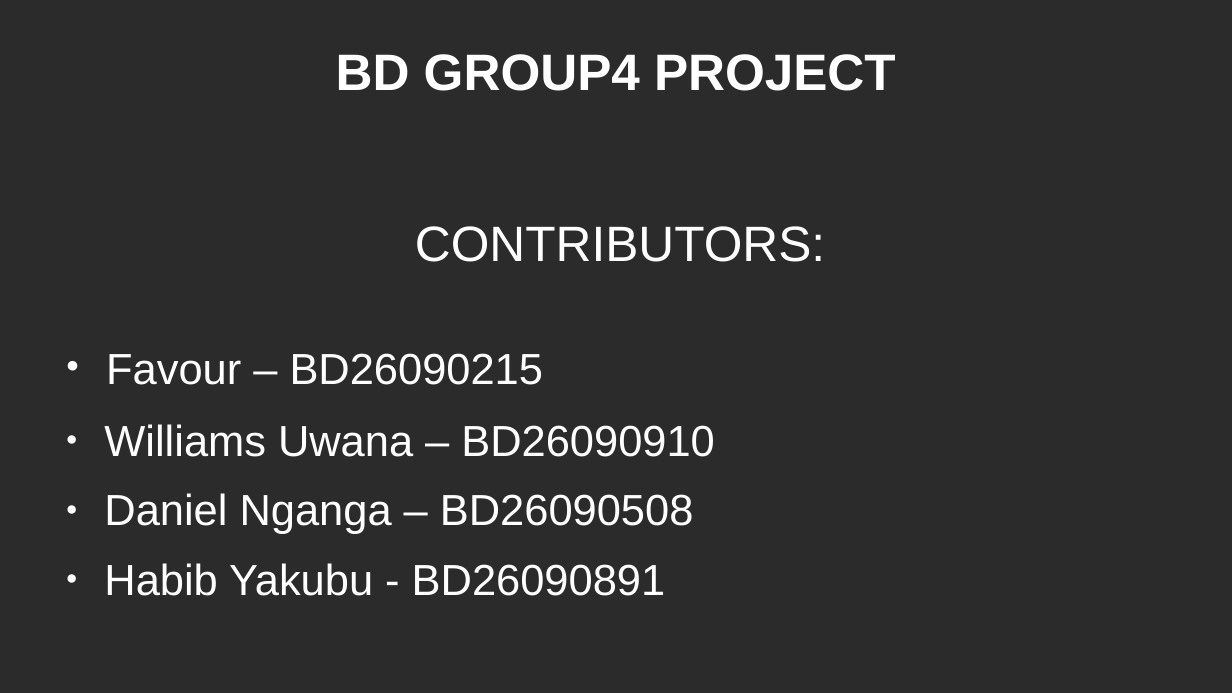
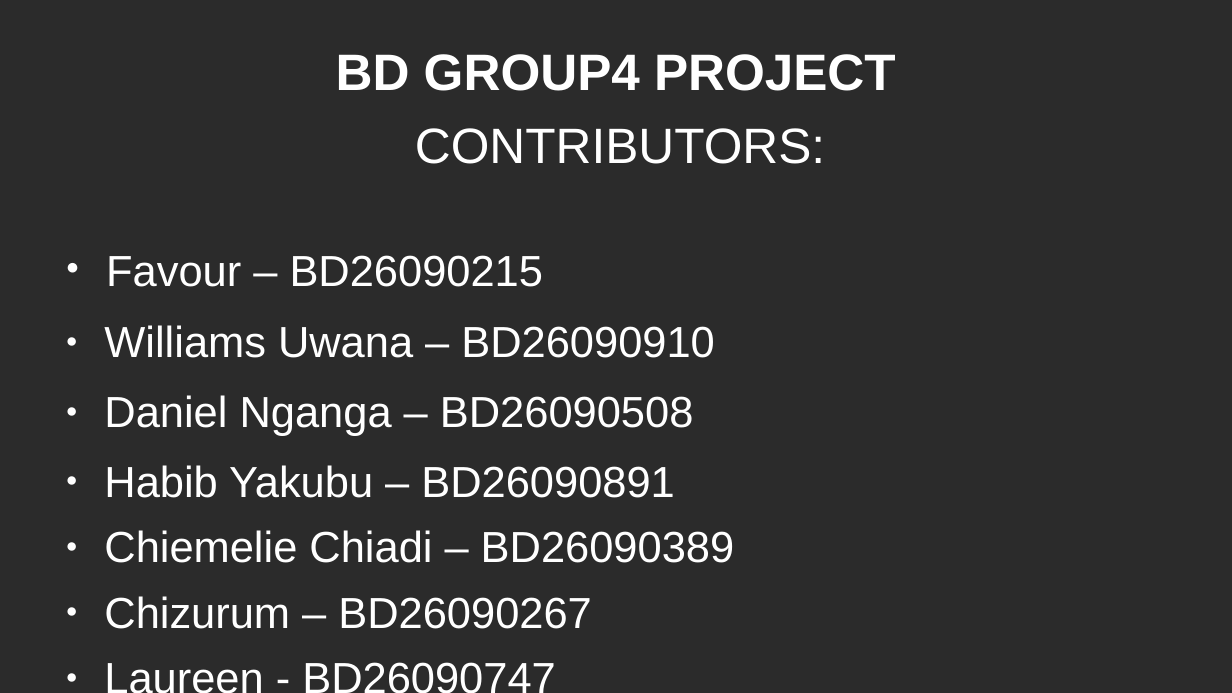
Before and after one commit to Dannys-notepad/notely-api, a slide deck: slide 2 of GROUP4_PROJECT.pptx. Drawn at 1232x693 pixels with LibreOffice and Linux fonts; fonts in the diff are those of the drawing; background and template pictures are left out; a plain dark background stands for a picture behind light text. Boxes give left, top, right and bottom in pixels: in the first picture for what was removed or moved away, otherwise in the second. Text is boxed around its words. In the diff, an @@ line names an element or a change of style, - is before the commit and + after.

Commit message:
Updated the power point slide

```diff
--- a/GROUP4_PROJECT.pptx
+++ b/GROUP4_PROJECT.pptx
@@ subtitle "CONTRIBUTORS:": place and size @@
-subtitle "CONTRIBUTORS:" at [104,226,825,596]
+subtitle "CONTRIBUTORS:" at [104,128,825,629]
@@ subtitle at [104,465,735,629]: text changed @@
-● Habib Yakubu - BD26090891
+● Habib Yakubu – BD26090891
+● Chiemelie Chiadi – BD26090389
+● Chizurum – BD26090267
+● Laureen - BD26090747
```
